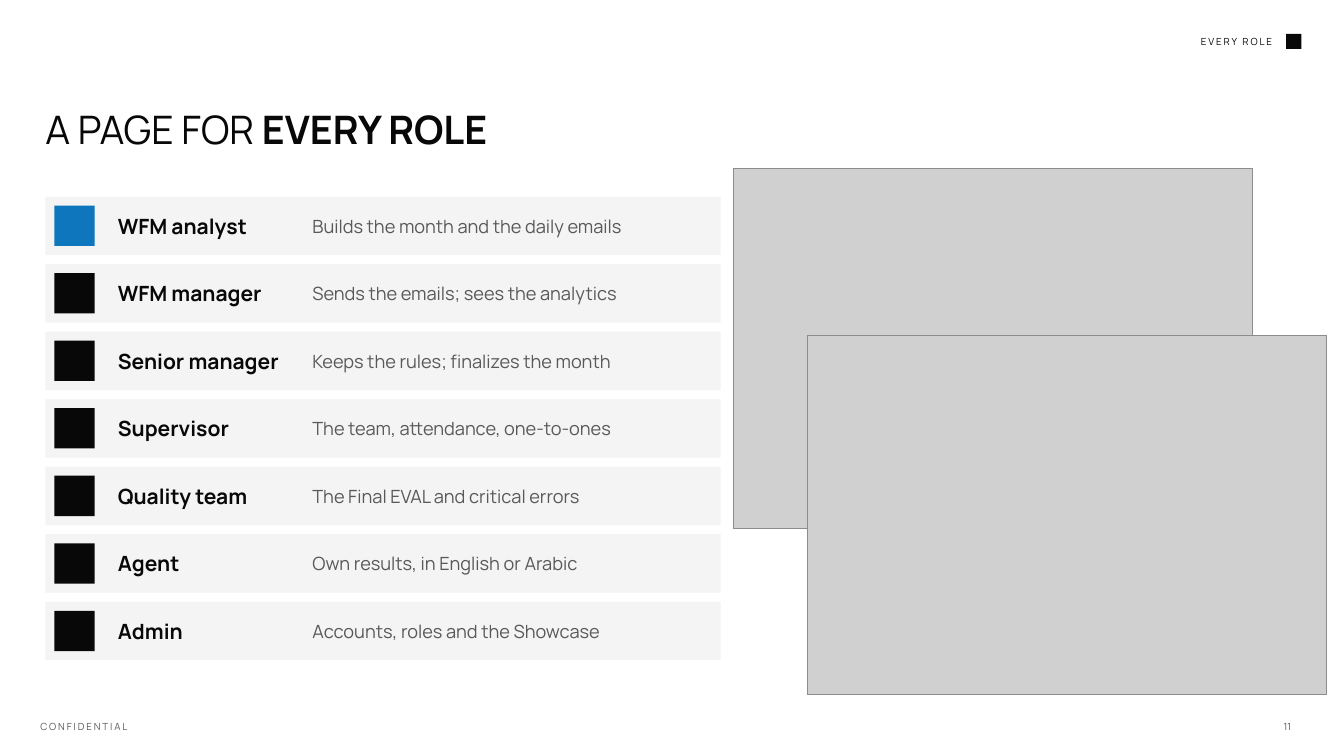
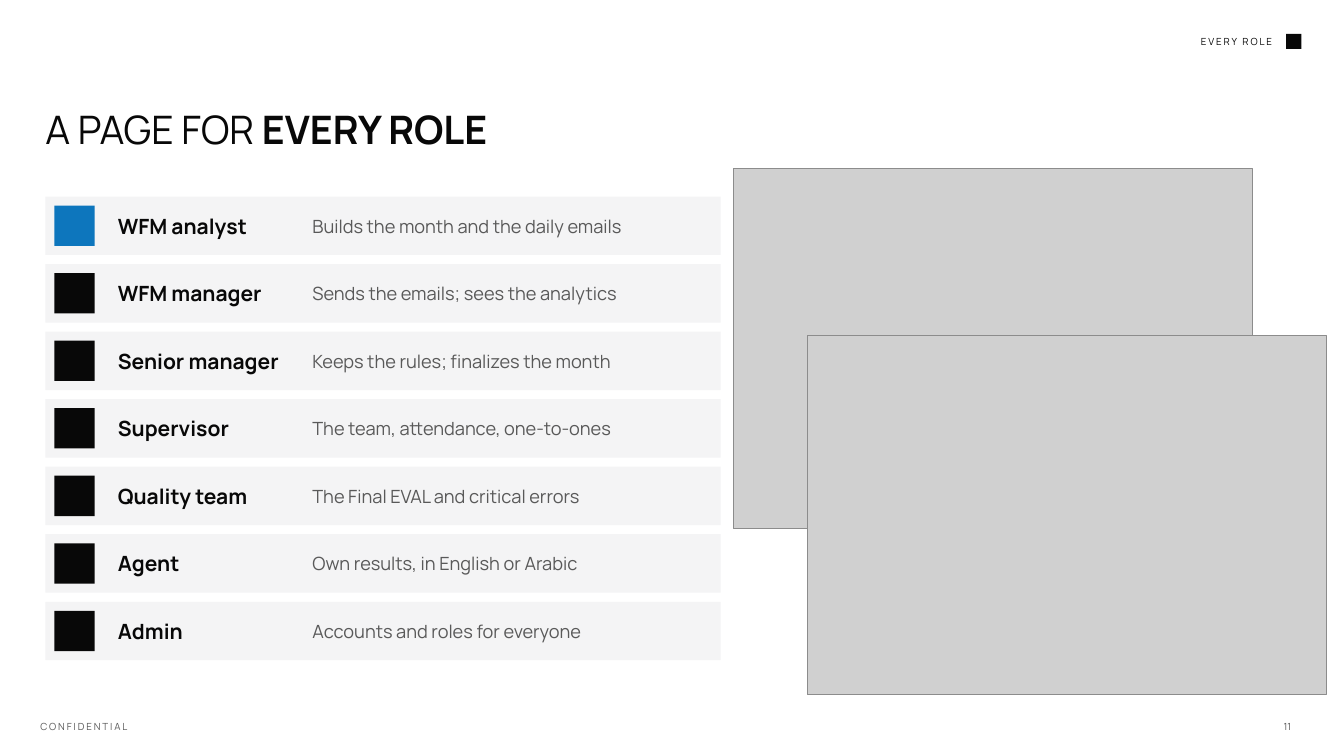
Before and after one commit to Wizdeed1/s, a slide deck: slide 11 of final/MC Monthly Report Builder - Overview.pptx. Drawn at 1344x756 pixels with LibreOffice and Linux fonts; fonts in the diff are those of the drawing; grey boxes stand for pictures; background and template pictures are left out. Boxes give left, top, right and bottom in pixels: in the first picture for what was removed or moved away, otherwise in the second. Text is boxed around its words. In the diff, an @@ line names an element or a change of style, - is before the commit and + after.

```diff
--- a/final/MC Monthly Report Builder - Overview.pptx
+++ b/final/MC Monthly Report Builder - Overview.pptx
@@ text at (x1=312, y1=624, x2=581, y2=643): text changed @@
-Accounts, roles and the Showcase
+Accounts and roles for everyone
```
Also in this commit, not shown: 1 other slide changed, 1 slide removed, 4 other files.
